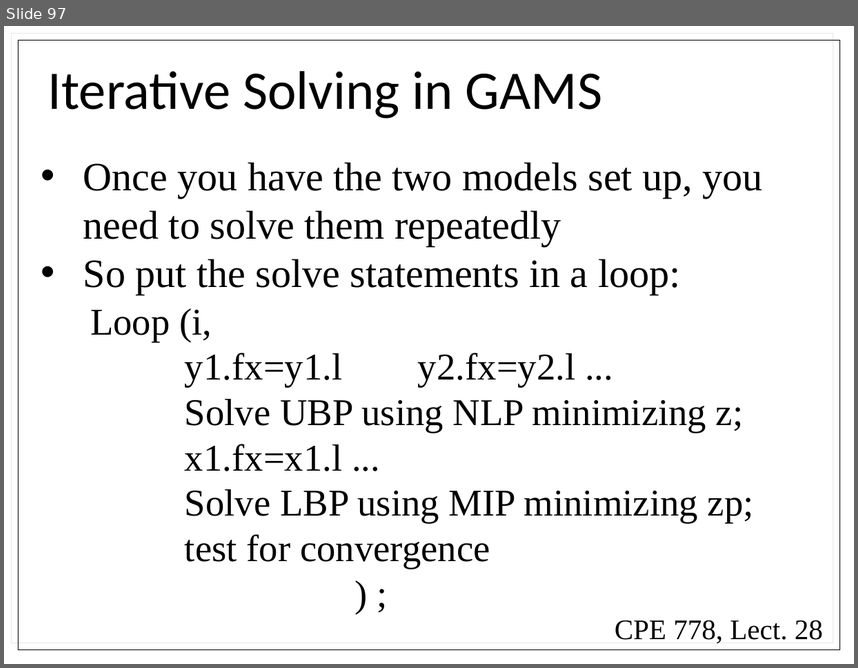
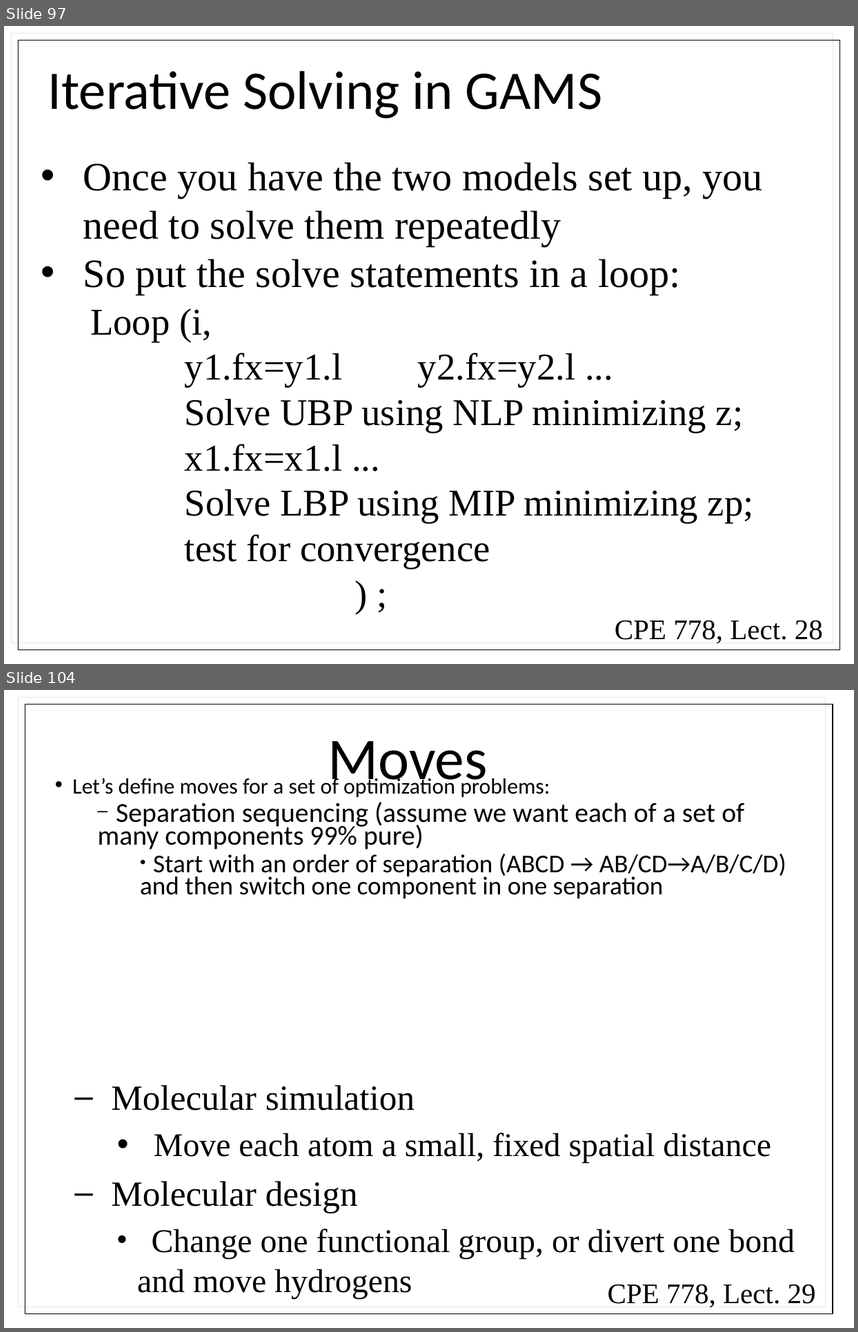
Before and after one commit to powersthegreat/CPE_778, a slide deck: exams/exam_2/Lectures/Combined Lectures.pptx. Shown one above the other, each under a label of ours: slide 97 before the commit, slides 97 and 104 after it; the slides between them are not shown. The pictures are 858x668 and 858x1332 pixels, drawn with LibreOffice and Linux fonts; fonts in the diff are those of the drawing. Boxes give left, top, right and bottom in pixels: in the first picture for what was removed or moved away, otherwise in the second. Text is boxed around its words. In the diff, an @@ line names an element or a change of style, - is before the commit and + after.

```diff
--- a/exams/exam_2/Lectures/Combined Lectures.pptx
+++ b/exams/exam_2/Lectures/Combined Lectures.pptx
@@ slide 104 added at [4,690,854,1328], background #FFFFFF @@
@@ rectangle added at [25,704,833,1314], outline #000000 0.75 pt @@
@@ title added at [328,741,488,793], 50 pt, text #000000 @@
+Moves
@@ subtitle added at [72,775,786,898], 21.7 pt, text #000000 @@
+• Let’s define moves for a set of optimization problems:
+  – Separation sequencing (assume we want each of a set of many components 99% pure)
+    • Start with an order of separation (ABCD → AB/CD→A/B/C/D) and then switch one component in one separation
@@ text added at [111,1085,795,1299], 28 pt, text #000000 @@
+  – Molecular simulation
+    • Move each atom a small, fixed spatial distance
+  – Molecular design
+    • Change one functional group, or divert one bond and move hydrogens
@@ text added at [608,1283,816,1307], 24 pt, text #000000 @@
+CPE 778, Lect. 29
```
Also in this commit, not shown: 29 other slides added, 3 other files.
